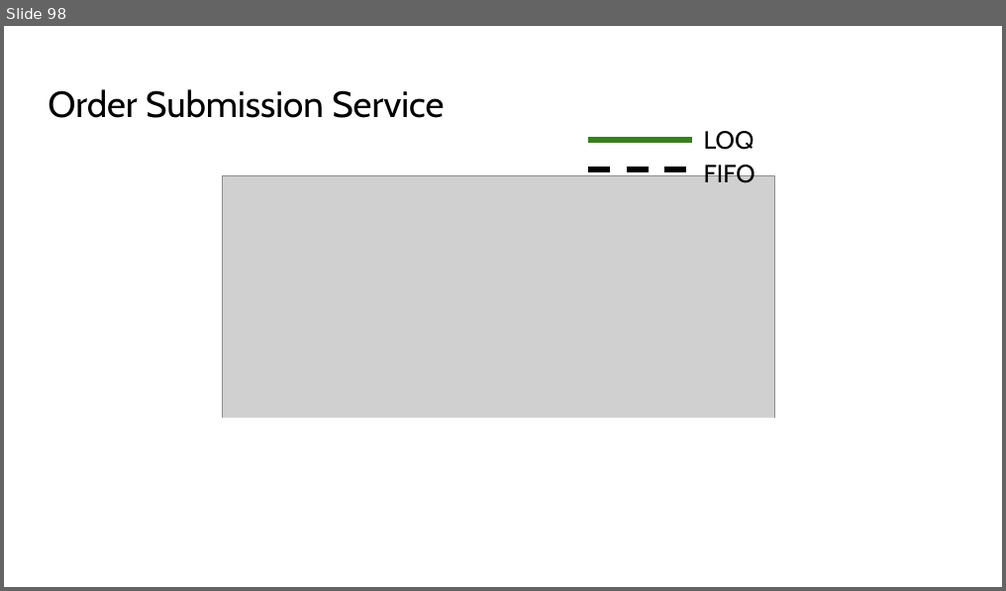
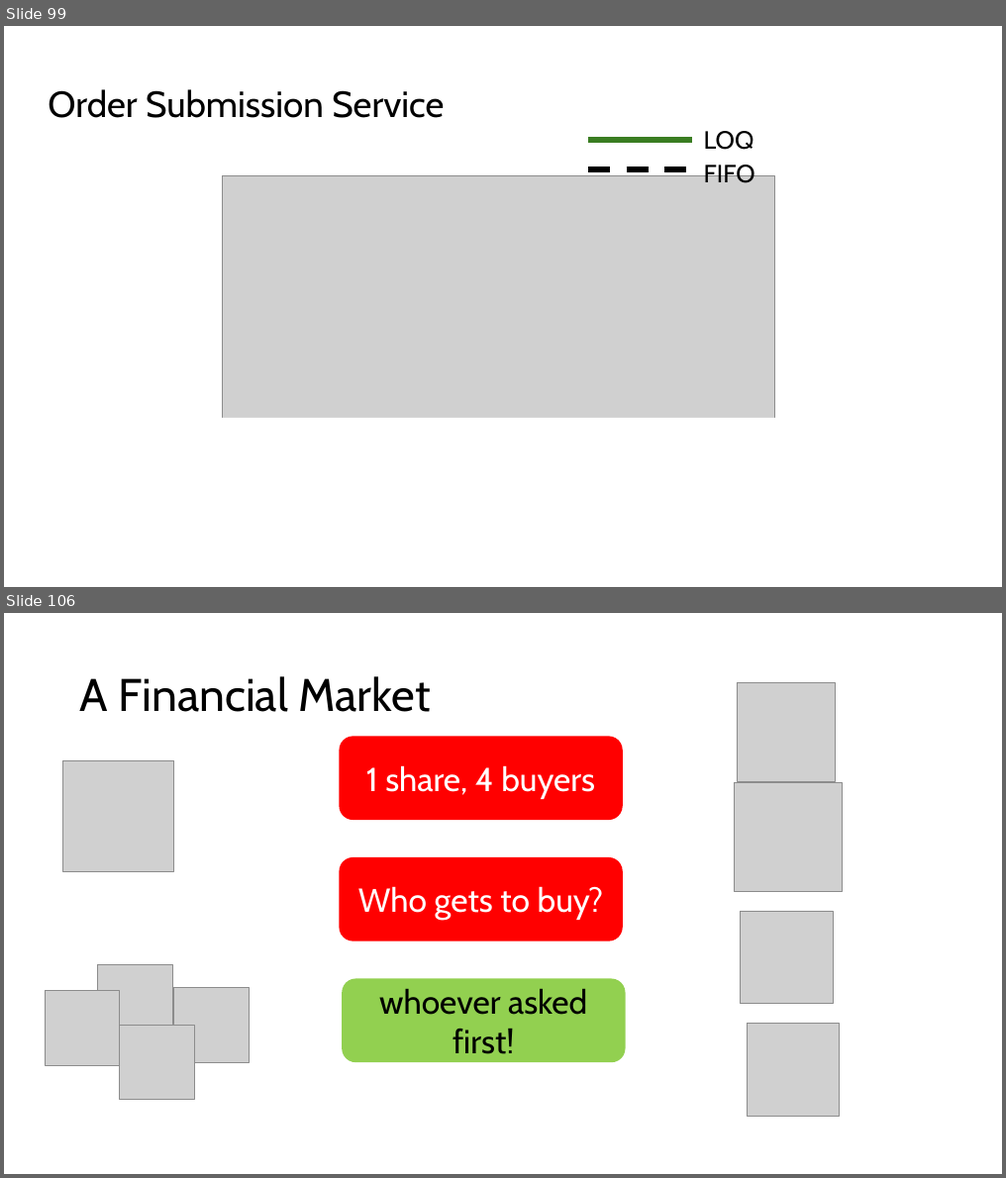
Before and after one commit to HaseebLUMS/Onyx-Presentation, a slide deck: thesis-latency-fairness.pptx. Shown one above the other, each under a label of ours: slide 98 before the commit, slides 99 and 106 after it; the slides between them are not shown. The pictures are 1006x591 and 1006x1178 pixels, drawn with LibreOffice and Linux fonts; fonts in the diff are those of the drawing; grey boxes stand for pictures. Boxes give left, top, right and bottom in pixels: in the first picture for what was removed or moved away, otherwise in the second. Text is boxed around its words. In the diff, an @@ line names an element or a change of style, - is before the commit and + after.

```diff
--- a/thesis-latency-fairness.pptx
+++ b/thesis-latency-fairness.pptx
@@ slide 106 added at [4,613,1002,1174], background #FFFFFF @@
@@ title added at [80,676,430,712], 44 pt, text #000000 @@
+A Financial Market
@@ picture added at [737,682,836,781] @@
@@ picture added at [63,761,174,871] @@
@@ rounded rectangle added at [340,737,623,820], fill #FF0000, 32 pt, text #FFFFFF @@
+1 share, 4 buyers
@@ picture added at [734,783,843,891] @@
@@ rounded rectangle added at [340,858,623,942], fill #FF0000, 32 pt, text #FFFFFF @@
+Who gets to buy?
@@ picture added at [741,911,834,1004] @@
@@ picture added at [98,965,172,1041] @@
@@ picture added at [45,991,119,1065] @@
@@ picture added at [174,988,249,1062] @@
@@ rounded rectangle added at [342,979,626,1062], fill #92D050, 32 pt, text #000000 @@
+whoever asked first!
@@ picture added at [119,1025,194,1100] @@
@@ picture added at [746,1024,840,1117] @@
@@ what was slide 98 is now slide 99 @@
```
Also in this commit, not shown: 1 slide changed, 34 other slides added, 1 other file.
